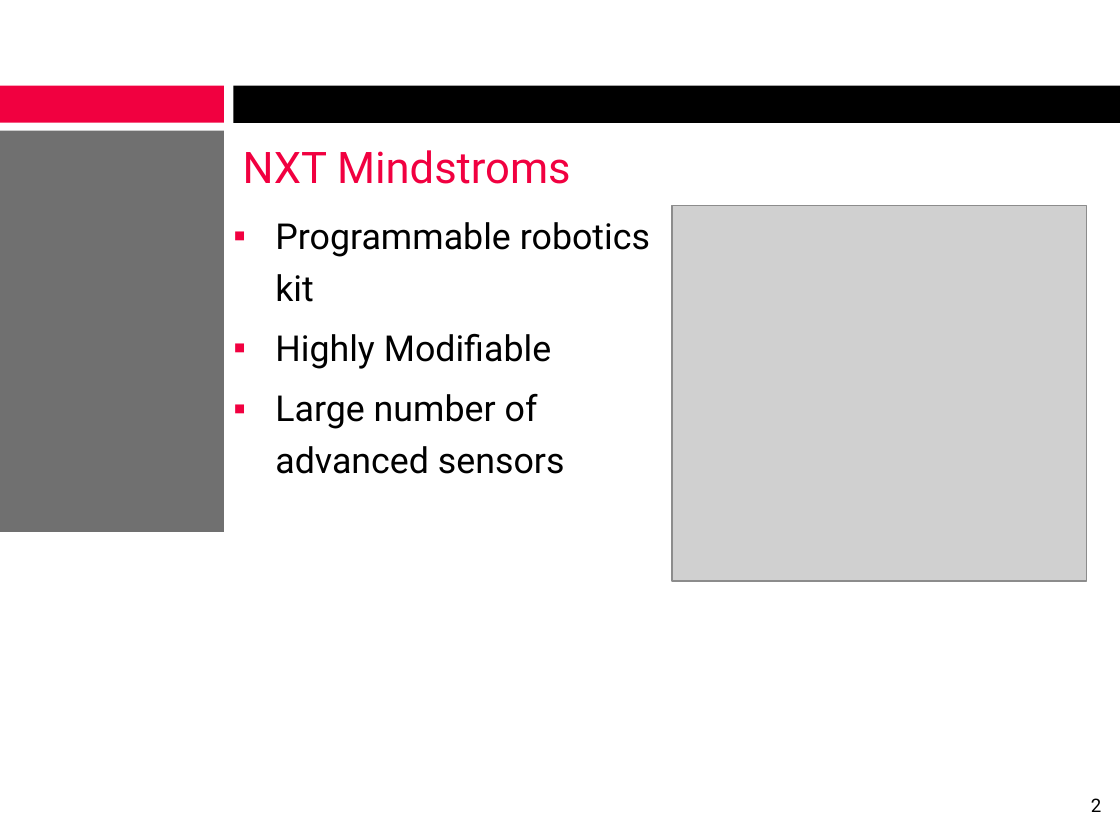
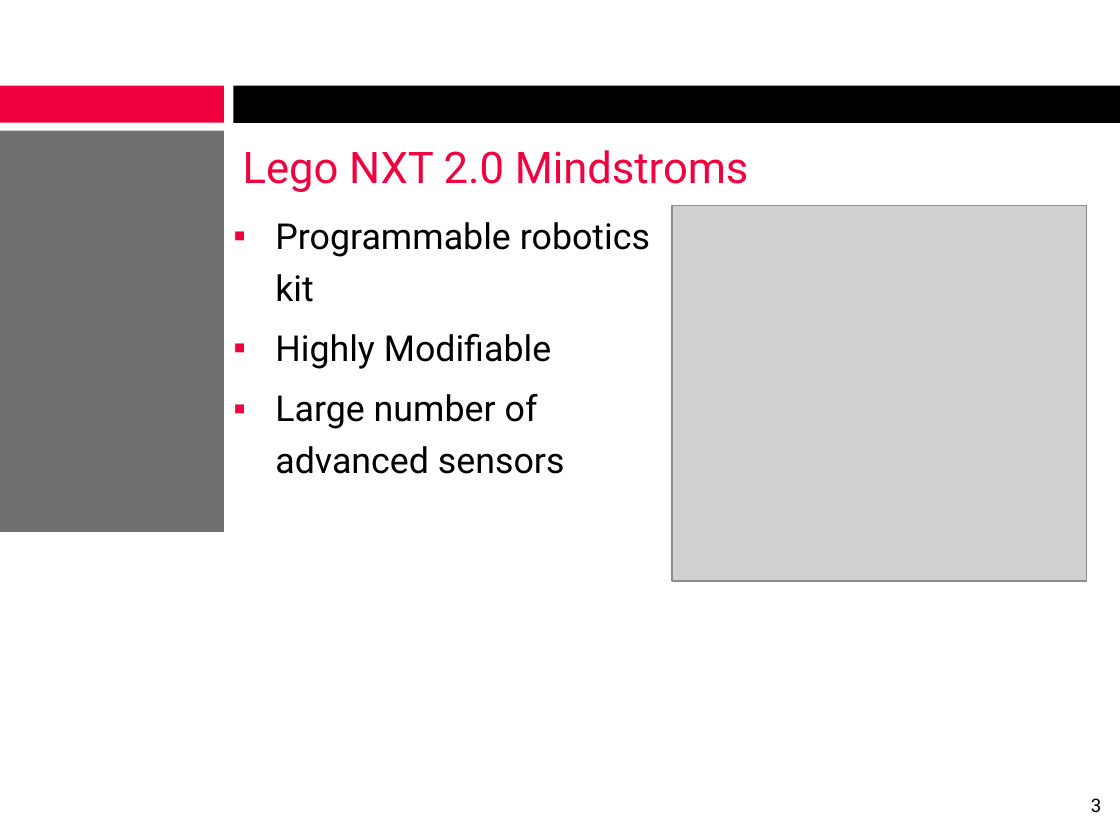
Before and after one commit to alexcraig/RoboWars, a slide deck: slide 3 of docs/presentation_slides/RoboWarsPresentation_MikeWright.ppt (slide 2 before the commit). Drawn at 1120x840 pixels with LibreOffice and Linux fonts; fonts in the diff are those of the drawing; grey boxes stand for pictures; background and template pictures are left out. Boxes give left, top, right and bottom in pixels: in the first picture for what was removed or moved away, otherwise in the second. Text is boxed around its words. In the diff, an @@ line names an element or a change of style, - is before the commit and + after.

```diff
--- a/docs/presentation_slides/RoboWarsPresentation_MikeWright.ppt
+++ b/docs/presentation_slides/RoboWarsPresentation_MikeWright.ppt
@@ title at <box>243,150,749,192</box>: text changed @@
-NXT Mindstroms
+Lego NXT 2.0 Mindstroms
@@ page number at <box>1091,798,1101,812</box>: text changed @@
-2
+3
```
Also in this commit, not shown: 5 other slides changed, 4 slides added, 1 slide removed, 4 other files.
